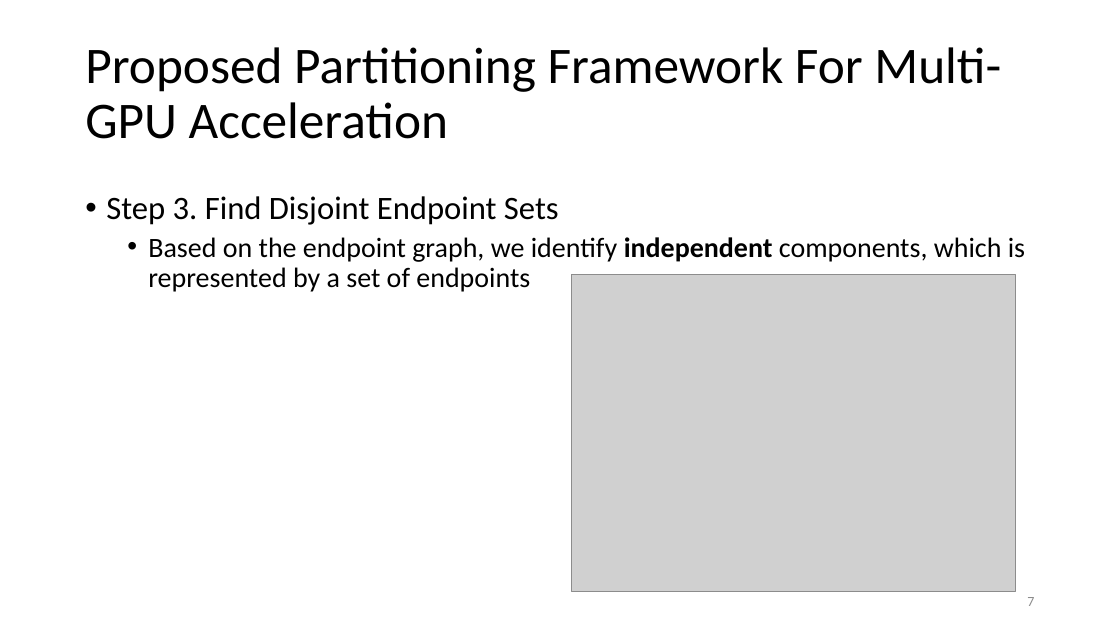
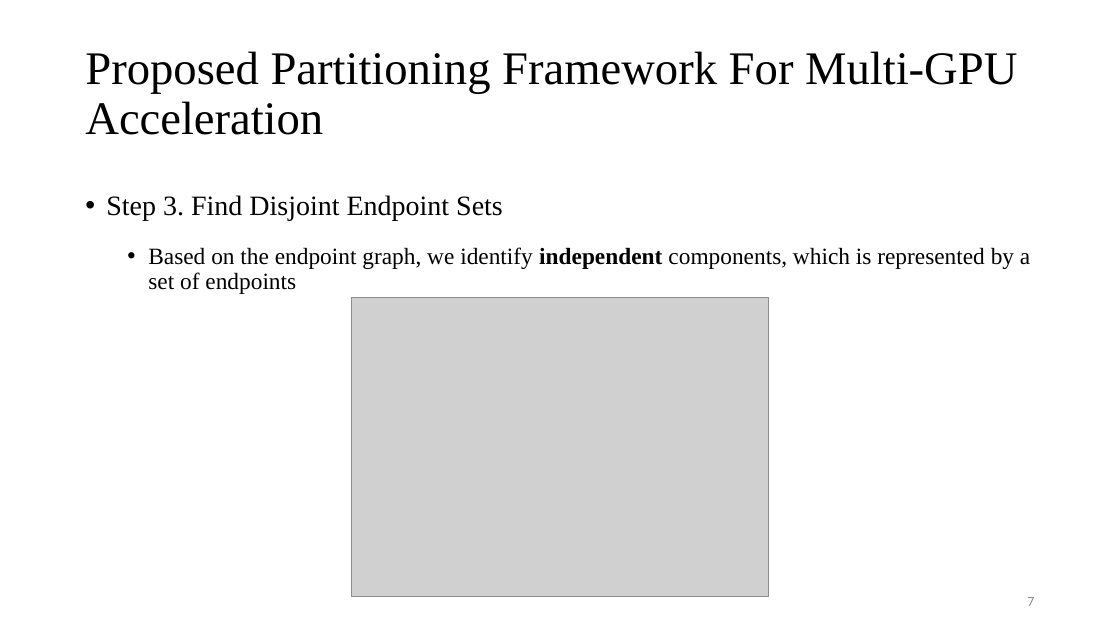
Before and after one commit to Pacific-Feng-Studuies/Studied-Papers, a slide deck: slide 8 of GM/Partition/Fast STA Graph Partitioning Framework for Multi-GPU Acceleration/Fast STA Graph Partitioning Framework for Multi-GPU Acceleration.pptx. Drawn at 1120x630 pixels with LibreOffice and Linux fonts; fonts in the diff are those of the drawing; grey boxes stand for pictures. Boxes give left, top, right and bottom in pixels: in the first picture for what was removed or moved away, otherwise in the second. Text is boxed around its words. In the diff, an @@ line names an element or a change of style, - is before the commit and + after.

```diff
--- a/GM/Partition/Fast STA Graph Partitioning Framework for Multi-GPU Acceleration/Fast STA Graph Partitioning Framework for Multi-GPU Acceleration.pptx
+++ b/GM/Partition/Fast STA Graph Partitioning Framework for Multi-GPU Acceleration/Fast STA Graph Partitioning Framework for Multi-GPU Acceleration.pptx
@@ title "Proposed Partitioning Framework For Multi-GPU ..." at bbox=[85, 51, 1017, 135]: size 44 to 40 pt, font Calibri to Times New Roman @@
@@ text "Step 3. Find Disjoint Endpoint ..." at bbox=[106, 195, 1030, 294]: size 28 to 24 pt in "Step 3. Find Disjoint Endpoint Sets"; font Calibri to Times New Roman; size 24 to 20 pt in "Based on the endpoint graph, we identify ..." @@
@@ picture: place and size @@
-picture at bbox=[571, 274, 1015, 592]
+picture at bbox=[351, 297, 769, 597]
```
Also in this commit, not shown: 12 other slides changed, 8 slides added.
